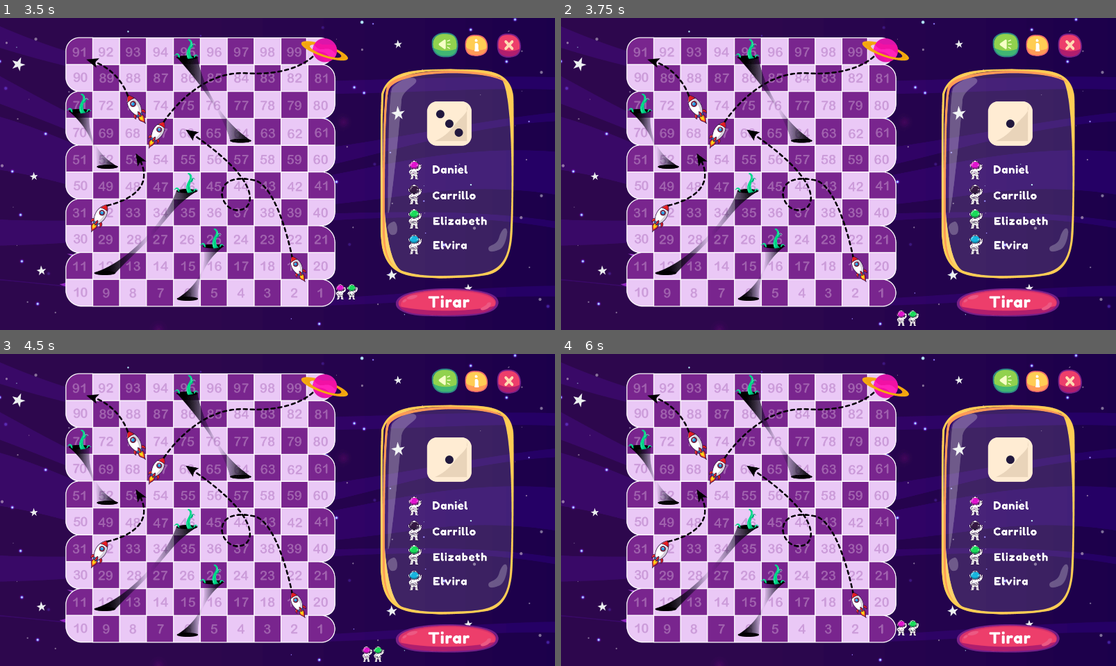
Above: before the commit, frames 1-4 (two rows, left to right).
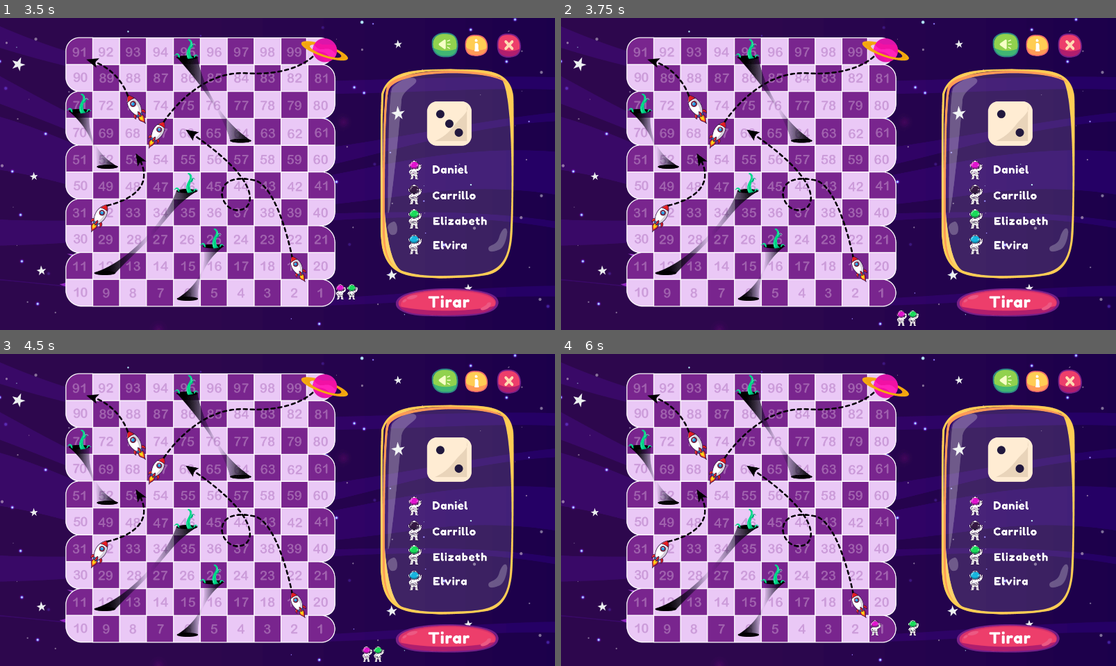
Above: after the commit, the same moments.

Repository: carrilloycardenas/Carrera-espacial
Game: Godot game, scene res://tablero/tablero.tscn
The game is run twice, just before and just after one commit, with the same random seed, the same clock (stepped at 60 frames per second) and the same inputs. The project has no main scene, so this scene is started directly.
Inputs (mouse positions are in pixels of both pictures, inside the frame that each line leads up to):
- Up to frame 1 (3.5 s): click (449, 301) at 0.5 s; click (477, 46) at 1.25 s; click (444, 46) at 2 s; hold Right (ui_right) from 2.78 s (still down)
- Up to frame 2 (3.75 s): release Right (ui_right) at 3.53 s; hold Down (ui_down) from 3.53 s (still down)
- Up to frame 3 (4.5 s): tap Enter at 4.25 s; release Down (ui_down) at 4.28 s; hold Right (ui_right) from 4.28 s (still down)
- Up to frame 4 (6 s): tap Space at 5 s; release Right (ui_right) at 5.03 s; hold Up (ui_up) 5.03-5.78 s; tap Enter at 5.75 s; hold Left (ui_left) from 5.78 s (still down)

Frame 1 is identical in both runs. In frame 2, 0.1% of the frame differs, in the area x 78-84%, y 29-39%; in frame 3, 0.1%; in frame 4, 0.2%, in the area x 55-84%, y 29-91%.

Commit message:
Ya funciona el random

Diff:
--- a/scripts/tablero.gd
+++ b/scripts/tablero.gd
@@ -4,6 +4,8 @@
 # var a = 2
 # var b = "text"
 var rng = RandomNumberGenerator.new()
+
+
 var file = File.new()
 var player = 0
 var players = [
@@ -26,6 +28,7 @@
 var preguntas = {}
 # Called when the node enters the scene tree for the first time.
 func _ready():
+	rng.seed = OS.get_system_time_msecs()
 	file.open("res://scripts/quest.json", File.READ)
 	#print(file.get_as_text())
 	var json = parse_json(file.get_as_text())
